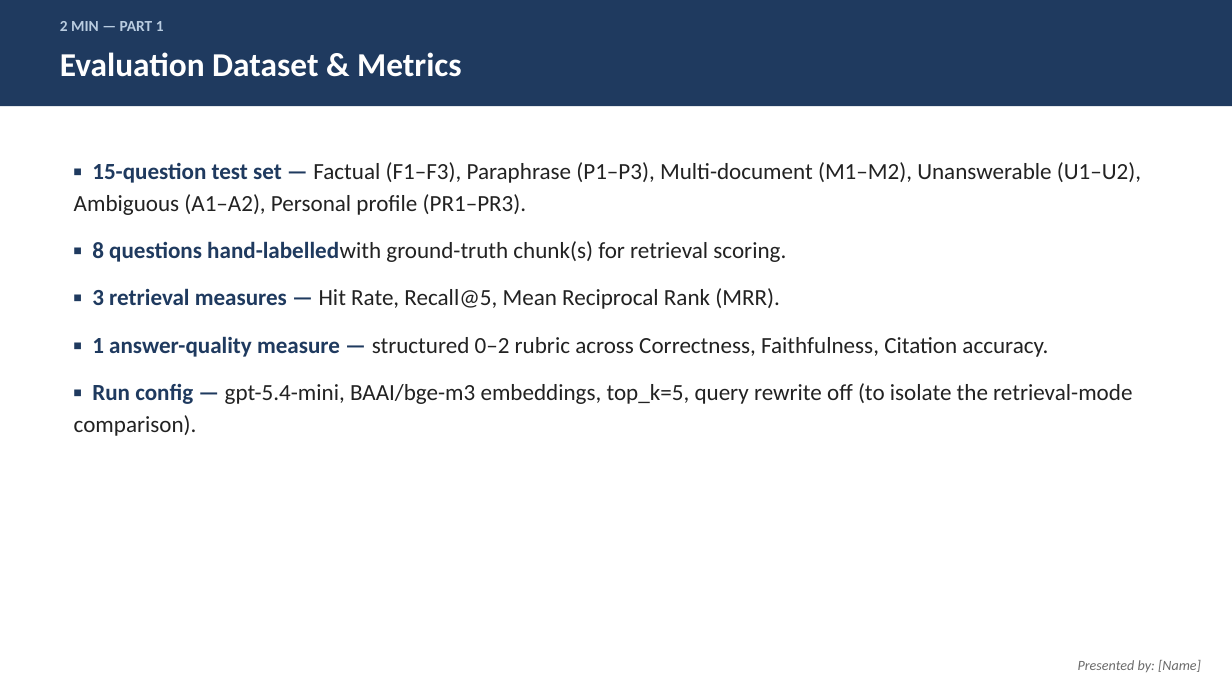
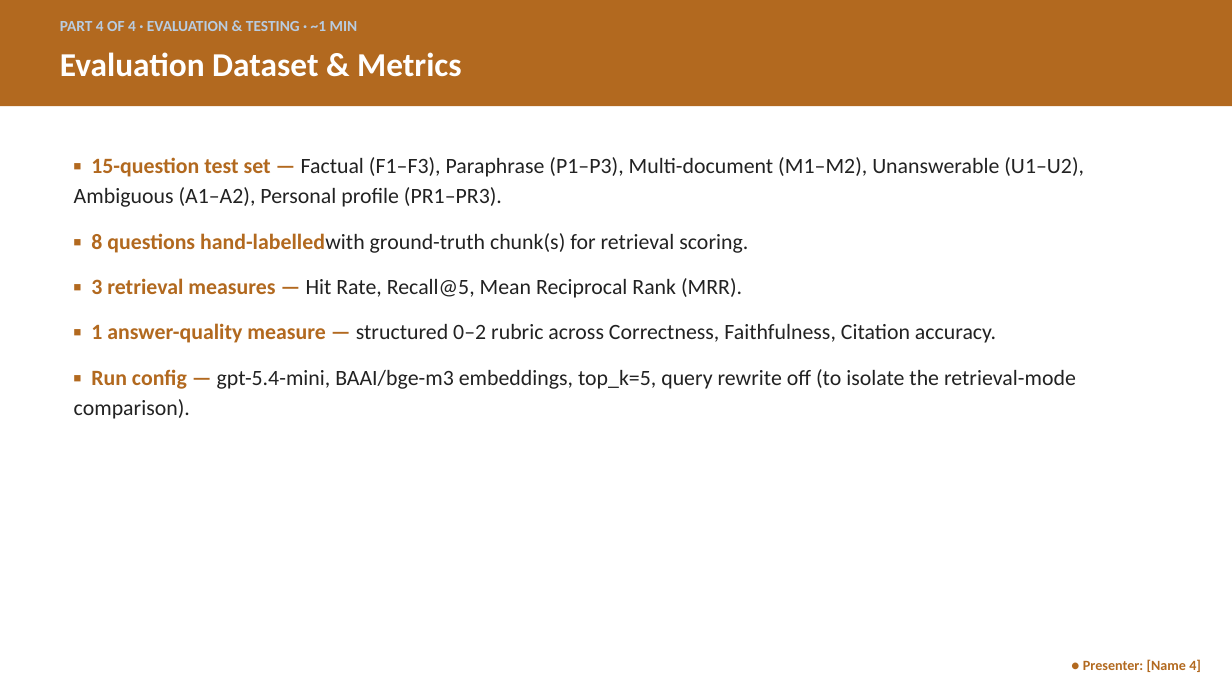
Before and after one commit to hm-base/sg-citizen-financial-assistant, a slide deck: slide 9 of deliverables/Presentation.pptx (slide 7 before the commit). Drawn at 1232x693 pixels with LibreOffice and Linux fonts; fonts in the diff are those of the drawing. Boxes give left, top, right and bottom in pixels: in the first picture for what was removed or moved away, otherwise in the second. Text is boxed around its words. In the diff, an @@ line names an element or a change of style, - is before the commit and + after.

Commit message:
Restructure presentation into 4 presenter parts
Group slides by the same 4 responsibility areas used in the report's
contributions table (Data & Ingestion, Retrieval, Generation &
Application, Evaluation & Testing) so the group can split delivery
across 4 people. Adds a roadmap/agenda slide, splits the combined
retrieval+generation design slide in two, and color-codes each part
with a presenter placeholder.

```diff
--- a/deliverables/Presentation.pptx
+++ b/deliverables/Presentation.pptx
@@ rectangle at (0,0,1232,106): fill #1F3A5F to #B2691F @@
@@ text at (60,21,358,31): text changed @@
-2 MIN — PART 1
+PART 4 OF 4 · EVALUATION & TESTING · ~1 MIN
@@ text "▪ 15-question test set — ..." at (74,157,1084,419): size 18 to 17 pt; text colour #1F3A5F to #B2691F in "▪ 15-question test set —", "▪ 8 questions hand-labelledwith", "▪ 3 retrieval measures —", "▪ 1 answer-quality measure —" and 1 more places @@
@@ text at (1083,659,1201,672): text changed; text colour #6B6B6B to #B2691F; bold on; italic off @@
-Presented by: [Name]
+● Presenter: [Name 4]
```
Also in this commit, not shown: 10 other slides changed, 2 slides added.
